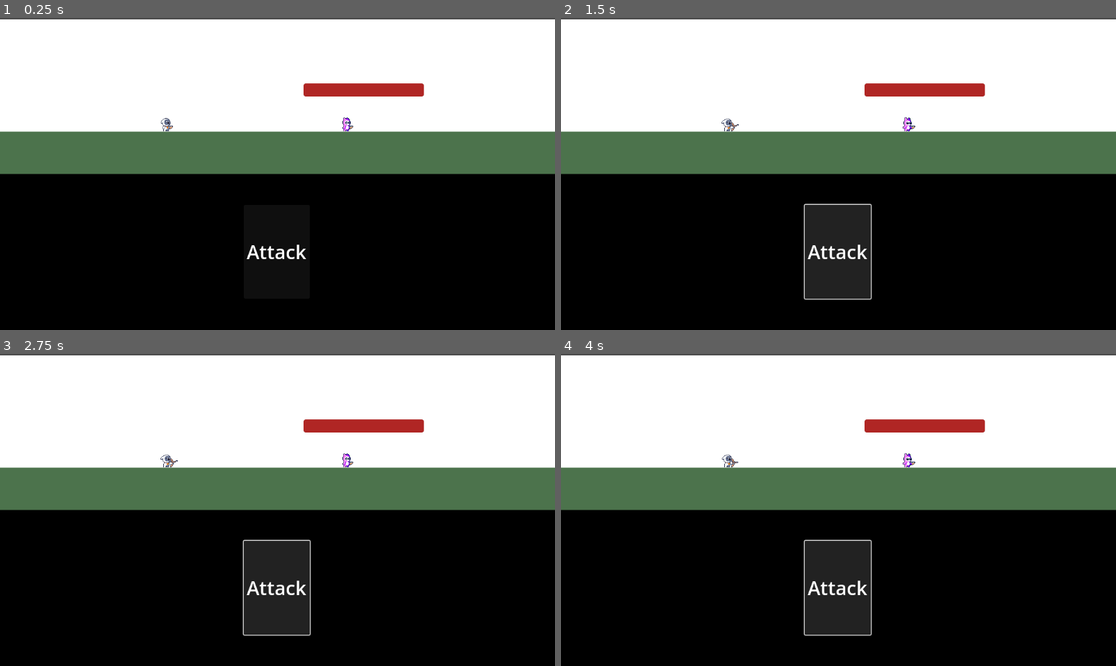
Above: before the commit, frames 1-4 (two rows, left to right).
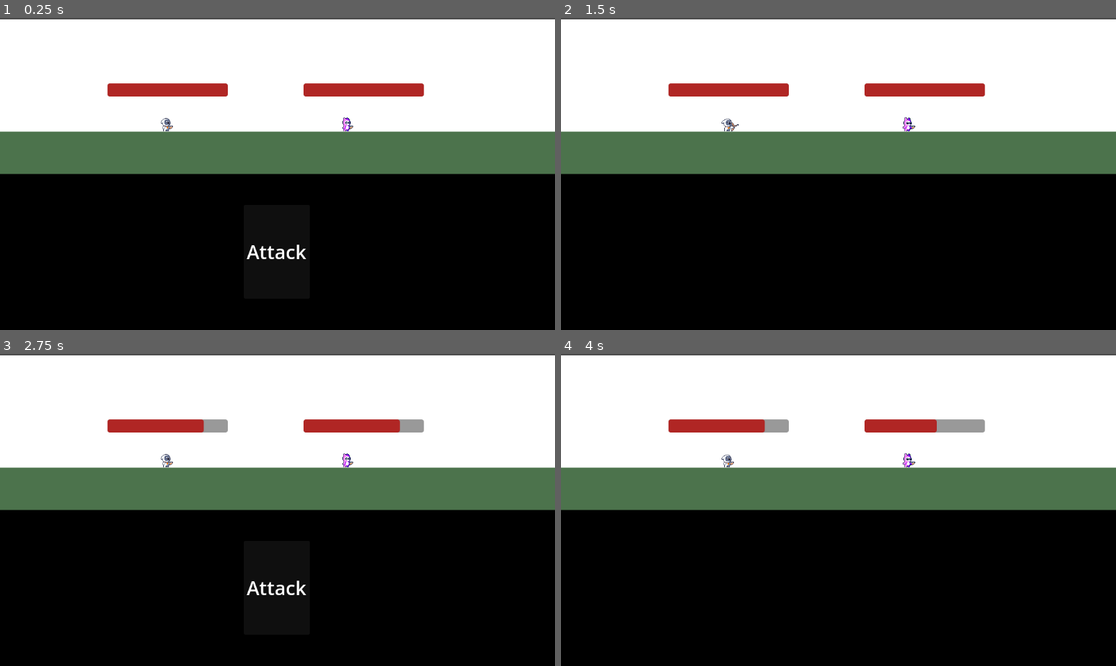
Above: after the commit, the same moments.

Repository: KylerGreen/TheAdventurersInn
Game: Godot game, scene res://Combat/combat_screen.tscn
Two runs of this game, one before a commit and one after it. Both use one fixed random seed, a clock stepped at 60 frames per second and the inputs below. This scene is started directly instead of the project's main scene.
Inputs (mouse positions are in pixels of both pictures, inside the frame that each line leads up to):
- Up to frame 1 (0.25 s): no input
- Up to frame 2 (1.5 s): click "Attack" at 0.5 s; click (838, 252) at 1.25 s, where only the run before the commit has a clickable "Attack"
- Up to frame 3 (2.75 s): click (277, 588) at 2 s, where only the run before the commit has a clickable "Attack"
- Up to frame 4 (4 s): click "Attack" at 2.75 s; tap Enter at 3.5 s

The runs differ from the first frame. In frame 1, 0.9% of the frame differs, in the area x 19-42%, y 20-26%; in frame 2, 4.8%; in frame 3, 1.4%; in frame 4, 5.2%, in the area x 19-77%, y 20-91%.

Commit message:
Added Enemy turn added

Diff:
--- a/Enemy/enemy_1.gd
+++ b/Combat/Enemy/enemy_1.gd
@@ -6,15 +6,16 @@
 	%Enemy1_Animation.play("Idle")
 	%EnemyHealth.value = health
 
-#func _on_button_pressed():
-	#health -= 2
-	#%EnemyHealth.value = health
-	#if health <= 0:
-		#queue_free()
-
+func Enemy_turn():
+	%Enemy_Attack.start()
 
 func _on_timer_timeout():
 	health -= 2
 	%EnemyHealth.value = health
 	if health <= 0:
 		queue_free()
+	Enemy_turn()
+
+
+func _on_enemy_attack_timeout():
+	%Enemy_Attack.stop()
--- a/Enemy/enemy_1.tscn
+++ b/Combat/Enemy/enemy_1.tscn
@@ -1,6 +1,6 @@
 [gd_scene load_steps=9 format=3 uid="uid://bde8vyu82ygpk"]
 
-[ext_resource type="Script" path="res://Enemy/enemy_1.gd" id="1_ex4qt"]
+[ext_resource type="Script" path="res://Combat/Enemy/enemy_1.gd" id="1_ex4qt"]
 [ext_resource type="Texture2D" uid="uid://b0eh8dnghymct" path="res://Assets/craftpix-net-661050-free-tiny-pixel-hero-sprites-with-bow-attacks/1/Idle.png" id="1_iqsau"]
 
 [sub_resource type="AtlasTexture" id="AtlasTexture_08nli"]
--- a/Player/player.gd
+++ b/Combat/Player/player.gd
@@ -4,16 +4,26 @@
 
 func _ready():
 	%Player_Animation.play("Idle")
+	%PlayerHealth.value = health
 
 func _on_button_pressed():
 	%Arm_Animation.visible = true
 	%Player_Animation.play("Attack")
 	%Arm_Animation.play("Attack")
-	%Timer.start()
+	%Player_Attack.start()
+	%Attack.visible = false
 
 func _on_timer_timeout():
-	%Timer.stop()
+	%Player_Attack.stop()
 	%Player_Animation.stop()
 	%Arm_Animation.stop()
 	%Arm_Animation.visible = false
 	%Player_Animation.play("Idle")
+
+
+func _on_enemy_attack_timeout():
+	health -= 2
+	%PlayerHealth.value = health
+	if %PlayerHealth.value <= 0:
+		queue_free()
+	%Attack.visible = true
--- a/Player/player.tscn
+++ b/Combat/Player/player.tscn
@@ -1,6 +1,6 @@
 [gd_scene load_steps=24 format=3 uid="uid://c4h3lrphnxcfo"]
 
-[ext_resource type="Script" path="res://Player/player.gd" id="1_raysf"]
+[ext_resource type="Script" path="res://Combat/Player/player.gd" id="1_raysf"]
 [ext_resource type="Texture2D" uid="uid://b5h0huppvt2j3" path="res://Assets/craftpix-net-661050-free-tiny-pixel-hero-sprites-with-bow-attacks/2/Idle.png" id="2_bjbs7"]
 [ext_resource type="Texture2D" uid="uid://c8ctwkxsv7gpg" path="res://Assets/craftpix-net-661050-free-tiny-pixel-hero-sprites-with-bow-attacks/2/Attack.png" id="2_pkn8v"]
 [ext_resource type="Texture2D" uid="uid://cr0ycd47jjqe1" path="res://Assets/craftpix-net-661050-free-tiny-pixel-hero-sprites-with-bow-attacks/2/3.png" id="4_npr85"]
--- a/Combat/combat_screen.tscn
+++ b/Combat/combat_screen.tscn
@@ -1,8 +1,8 @@
 [gd_scene load_steps=6 format=3 uid="uid://bnn1ckl1lp2of"]
 
-[ext_resource type="PackedScene" uid="uid://c4h3lrphnxcfo" path="res://Player/player.tscn" id="1_eujwl"]
+[ext_resource type="PackedScene" uid="uid://c4h3lrphnxcfo" path="res://Combat/Player/player.tscn" id="1_eujwl"]
 [ext_resource type="Script" path="res://Combat/combat_screen.gd" id="1_h4aju"]
-[ext_resource type="PackedScene" uid="uid://bde8vyu82ygpk" path="res://Enemy/enemy_1.tscn" id="2_5i270"]
+[ext_resource type="PackedScene" uid="uid://bde8vyu82ygpk" path="res://Combat/Enemy/enemy_1.tscn" id="2_5i270"]
 
 [sub_resource type="StyleBoxFlat" id="StyleBoxFlat_tdtl3"]
 corner_radius_top_left = 5
@@ -43,27 +43,26 @@
 [node name="Camera2D" type="Camera2D" parent="."]
 
 [node name="Player" parent="." instance=ExtResource("1_eujwl")]
+unique_name_in_owner = true
 position = Vector2(-225, -110)
 
-[node name="Enemy1" parent="." instance=ExtResource("2_5i270")]
-position = Vector2(149, -110)
-
-[node name="EnemyHealth" type="ProgressBar" parent="Enemy1"]
+[node name="PlayerHealth" type="ProgressBar" parent="Player"]
 unique_name_in_owner = true
-offset_left = -95.0
+offset_left = -128.0
 offset_top = -78.0
-offset_right = 155.0
+offset_right = 122.0
 offset_bottom = -51.0
 theme_override_styles/background = SubResource("StyleBoxFlat_tdtl3")
 theme_override_styles/fill = SubResource("StyleBoxFlat_hbimm")
 max_value = 10.0
 show_percentage = false
 
-[node name="Button" type="Button" parent="."]
-offset_left = -70.0
-offset_top = 64.0
-offset_right = 67.0
-offset_bottom = 259.0
+[node name="Attack" type="Button" parent="Player"]
+unique_name_in_owner = true
+offset_left = 155.0
+offset_top = 174.0
+offset_right = 292.0
+offset_bottom = 369.0
 theme_override_colors/font_disabled_color = Color(1, 1, 1, 1)
 theme_override_colors/font_hover_pressed_color = Color(1, 1, 1, 1)
 theme_override_colors/font_hover_color = Color(1, 1, 1, 1)
@@ -80,10 +79,29 @@
 theme_override_font_sizes/font_size = 40
 text = "Attack"
 
-[node name="Timer" type="Timer" parent="."]
+[node name="Player_Attack" type="Timer" parent="Player"]
 unique_name_in_owner = true
 
-[connection signal="pressed" from="Button" to="Player" method="_on_button_pressed"]
-[connection signal="pressed" from="Button" to="Enemy1" method="_on_button_pressed"]
-[connection signal="timeout" from="Timer" to="Player" method="_on_timer_timeout"]
-[connection signal="timeout" from="Timer" to="Enemy1" method="_on_timer_timeout"]
+[node name="Enemy1" parent="." instance=ExtResource("2_5i270")]
+position = Vector2(149, -110)
+
+[node name="EnemyHealth" type="ProgressBar" parent="Enemy1"]
+unique_name_in_owner = true
+offset_left = -95.0
+offset_top = -78.0
+offset_right = 155.0
+offset_bottom = -51.0
+theme_override_styles/background = SubResource("StyleBoxFlat_tdtl3")
+theme_override_styles/fill = SubResource("StyleBoxFlat_hbimm")
+max_value = 10.0
+show_percentage = false
+
+[node name="Enemy_Attack" type="Timer" parent="Enemy1"]
+unique_name_in_owner = true
+
+[connection signal="pressed" from="Player/Attack" to="Player" method="_on_button_pressed"]
+[connection signal="pressed" from="Player/Attack" to="Enemy1" method="_on_button_pressed"]
+[connection signal="timeout" from="Player/Player_Attack" to="Player" method="_on_timer_timeout"]
+[connection signal="timeout" from="Player/Player_Attack" to="Enemy1" method="_on_timer_timeout"]
+[connection signal="timeout" from="Enemy1/Enemy_Attack" to="Player" method="_on_enemy_attack_timeout"]
+[connection signal="timeout" from="Enemy1/Enemy_Attack" to="Enemy1" method="_on_enemy_attack_timeout"]
